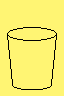
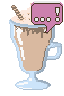
Layer changes from the first 64×96 image to the second:
added layer "Layer 11" above "small" over [left=31, top=1, right=63, bottom=33]
renamed "Layer 2" to "small", moved it into group "small", painted on it over [left=6, top=27, right=58, bottom=90]
removed layer "Layer 1" over [left=0, top=0, right=64, bottom=96]
added group "big" with 5 layers above "Layer 10" over [left=2, top=3, right=62, bottom=90]
added layer "straw" in group "big" over [left=11, top=5, right=26, bottom=22]
added layer "cream" in group "big" over [left=11, top=3, right=55, bottom=25]
added layer "glass" in group "big" over [left=14, top=26, right=25, bottom=60]
added layer "Layer 9" in group "big" over [left=9, top=19, right=62, bottom=90]
